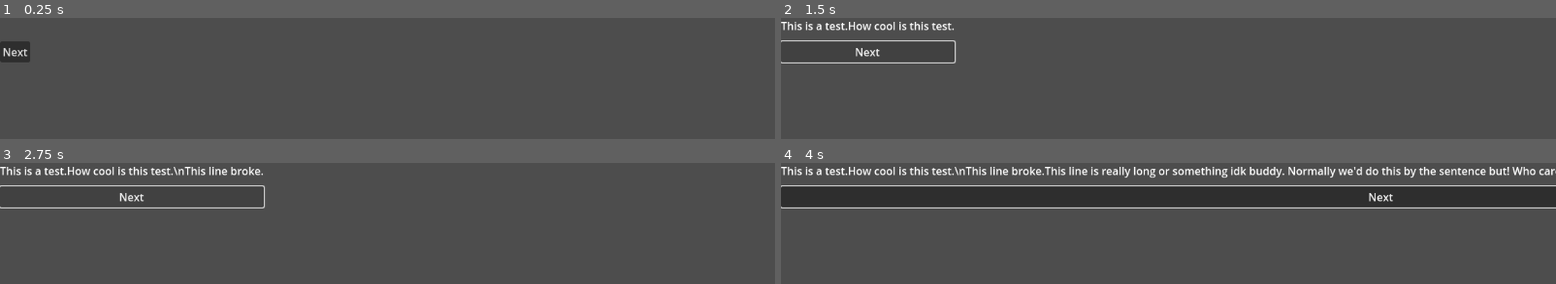
Above: before the commit, frames 1-4 (two rows, left to right).
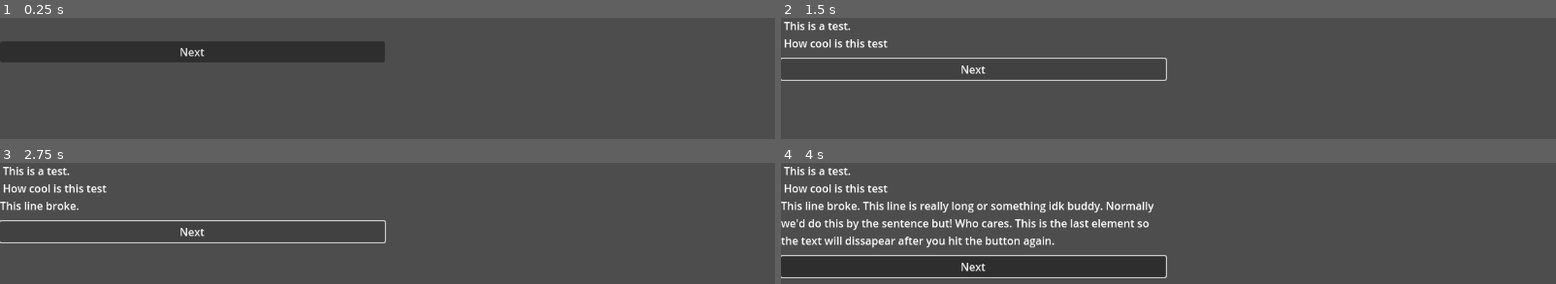
Above: after the commit, the same moments.

Repository: alex-mike-mark-again/godot-combat
Game: Godot game, scene res://test_scenes/advancing_text_box_test.tscn
Same seed, same stepped clock (60 frames per second), same inputs: the game is played once before the commit and once after it. This scene is started directly instead of the project's main scene.
Inputs (mouse positions are in pixels of both pictures, inside the frame that each line leads up to):
- Up to frame 1 (0.25 s): no input
- Up to frame 2 (1.5 s): click "Next" at 0.5 s; click "Next" at 1.25 s
- Up to frame 3 (2.75 s): click "Next" at 2 s
- Up to frame 4 (4 s): tap Enter at 2.75 s; move the mouse to (outside the picture) at 2.77 s; tap Space at 3.5 s; move the mouse to (outside the picture) at 3.52 s

The runs differ from the first frame. In frame 1, 8.2% of the frame differs, in the area x 0-50%, y 19-37%; in frame 2, 2.8%; in frame 3, 3.7%; in frame 4, 34%, in the area x 0-100%, y 3-96%.

Commit message:
Aaaaaand it sorta works. Maybe.

Diff:
--- a/test_scenes/advancing_text_box_test.tscn
+++ b/test_scenes/advancing_text_box_test.tscn
@@ -14,12 +14,12 @@
 
 [node name="VSplitContainer" type="VSplitContainer" parent="."]
 layout_mode = 0
-offset_right = 40.0
-offset_bottom = 40.0
+offset_right = 572.0
+offset_bottom = 66.0
 
 [node name="advancing_text_box" parent="VSplitContainer" instance=ExtResource("1_jrqoh")]
 layout_mode = 2
-text_list = Array[String](["This is a test.", "How cool is this test.", "\\nThis line broke.", "This line is really long or something idk buddy. Normally we'd do this by the sentence but! Who cares.", "This is the last element so the text will dissapear after you hit the button again."])
+text_list = Array[String](["This is a test.\\n", "How cool is this test", "\\nThis line broke.", "This line is really long or something idk buddy. Normally we'd do this by the sentence but! Who cares.", "This is the last element so the text will dissapear after you hit the button again.", ""])
 
 [node name="Button" type="Button" parent="VSplitContainer"]
 layout_mode = 2
--- a/ui/advancing_text_box.gd
+++ b/ui/advancing_text_box.gd
@@ -1,10 +1,11 @@
 extends Label
 @export var text_list: Array[String]
 var text_index = -1
+var end_text = "Escaped. Nextscaped.\nWe're over, hoser."
 
 func advance():
 	text_index = text_index + 1
 	if text_index < text_list.size():
-		text = text + text_list[text_index]
+		text = " ".join([text,text_list[text_index].c_unescape()])
 	else:
-		text = "donezo"
+		text = end_text
--- a/ui/advancing_text_box.tscn
+++ b/ui/advancing_text_box.tscn
@@ -3,5 +3,6 @@
 [ext_resource type="Script" path="res://ui/advancing_text_box.gd" id="1_nk2h2"]
 
 [node name="advancing_text_box" type="Label"]
+autowrap_mode = 2
 script = ExtResource("1_nk2h2")
 text_list = Array[String]([""])
